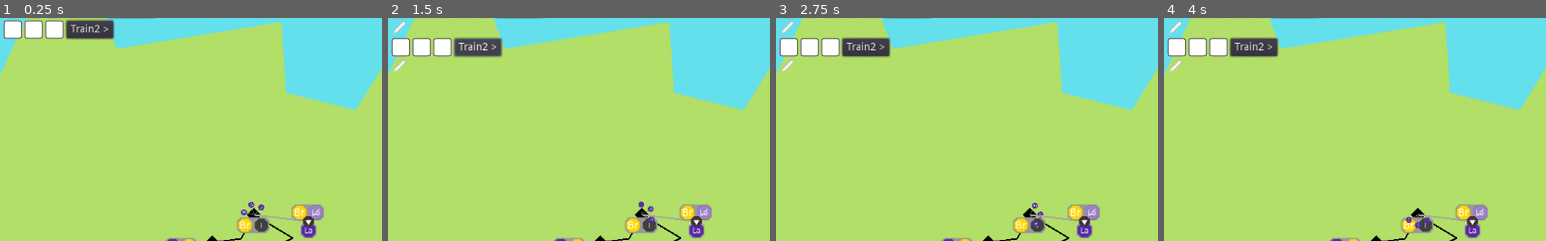
Above: before the commit, frames 1-4 (left to right).
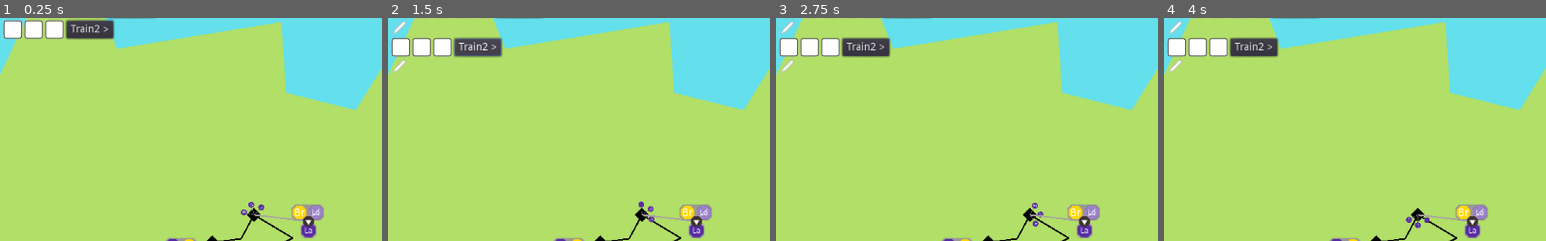
Above: after the commit, the same moments.

Repository: LeBoku/supply-chained
Game: Godot game, scene res://Game.tscn
The game is run twice, just before and just after one commit, with the same random seed, the same clock (stepped at 60 frames per second) and the same inputs.
Inputs (mouse positions are % of the whole screen's width and height, from its top left):
- Up to frame 1 (0.25 s): no input
- Up to frame 2 (1.5 s): click "Train1 >" at 0.5 s; click "Train2 >" at 1.25 s
- Up to frame 3 (2.75 s): click (85, 4) at 2 s
- Up to frame 4 (4 s): click (89, 4) at 2.75 s; click (94, 4) at 3.5 s
The pictures show only the part of the screen within x 0-50%, y 5-55%; the shares and areas given below are measured in that part.

The runs differ from the first frame. In frame 1, 0.6% of the frame differs, in the area x 62-71%, y 89-97%; in frame 2, 0.6%; in frame 3, 0.6%; in frame 4, 0.5%.

Commit message:
added cargoStorage superclass for station and carrier

Diff:
--- a/supply-chained/Game.tscn
+++ b/supply-chained/Game.tscn
@@ -80,7 +80,6 @@
 
 [node name="Town" parent="Map" instance=ExtResource( 2 )]
 position = Vector2( 121.96, 197.748 )
-wants = PoolStringArray( "bread", "iron" )
 initial_storage = PoolStringArray( "labor", "labor", "labor", "", "", "" )
 
 [node name="Labor" parent="Map/Town" instance=ExtResource( 8 )]
@@ -134,14 +133,14 @@
 antialiased = true
 polygon = PoolVector2Array( -6, -3, 5, -3, 7, 0, 5, 3, -6, 3 )
 script = ExtResource( 5 )
-cargo = [ null, null, null, null, null ]
+cargo = PoolStringArray( "", "", "", "", "" )
 
 [node name="Train2" type="Polygon2D" parent="."]
 z_index = 10
 antialiased = true
 polygon = PoolVector2Array( -6, -3, 5, -3, 7, 0, 5, 3, -6, 3 )
 script = ExtResource( 5 )
-cargo = [ null, null, null ]
+cargo = PoolStringArray( "", "", "" )
 
 [node name="Camera" type="Camera2D" parent="."]
 position = Vector2( 207.721, 200.594 )
--- /dev/null
+++ b/supply-chained/cargo/CargoStorage.gd
@@ -0,0 +1,31 @@
+extends Node2D
+
+class_name CargoStorage
+
+signal changed
+
+export var cargo: PoolStringArray
+
+func initialize(initial_storage: PoolStringArray):
+	cargo = initial_storage
+	return self
+
+func add(to_add: String):
+	cargo[get_empty_space()] = to_add
+	storage_updated()
+
+func remove(to_remove: String):
+	cargo[Array(cargo).find(to_remove)] = ""
+	storage_updated()
+
+func has_empty_space():
+	return get_empty_space() != -1
+
+func has(cargo: String):
+	return Array(self.cargo).has(cargo)
+
+func get_empty_space():
+	return Array(cargo).find("")
+
+func storage_updated():
+	emit_signal("changed")
--- a/supply-chained/carriers/Cargo.gd
+++ b/supply-chained/carriers/Cargo.gd
@@ -17,15 +17,15 @@
 
 	remove_child($CargoSpace)
 
-	carrier.connect("cargo_changed", self, "display")
+	carrier.connect("changed", self, "display")
 	display()
 
 func display():
 	for index in range(len(carrier.cargo)):
-		var el = .get_child(index)
+		var el = get_child(index)
 		var texture = null
 
-		if carrier.cargo[index] != null:
+		if carrier.cargo[index] != "":
 			texture = cargo_helper.get_icon(carrier.cargo[index])
 
 		el.get_node("Payload").texture = texture
--- a/supply-chained/carriers/Carrier.gd
+++ b/supply-chained/carriers/Carrier.gd
@@ -1,12 +1,9 @@
-extends Node2D
+extends CargoStorage
 
 class_name Carrier
 
-signal cargo_changed
 signal route_changed
 signal temporary_route_changed
-
-export var cargo: Array = []
 
 const Util = preload("res://util/Util.gd")
 
@@ -15,34 +12,16 @@
 var exchange_time = 1
 
 func _ready():
-	emit_signal("cargo_changed")
+	emit_signal("changed")
 	add_to_group("carrier")
 
-func get_empty_cargo_spot():
-	return cargo.find(null)
+func add(content):
+	.add(content)
+	yield(get_tree().create_timer(exchange_time), "timeout")
 
-func get_remaining_capacity():
-	return len(cargo) - get_empty_cargo_spot()
-
-func add_cargo(content):
-	yield(get_tree().create_timer(0), "timeout")
-	var index = get_empty_cargo_spot()
-
-	if index != -1:
-		cargo[index] = content
-		yield(get_tree().create_timer(exchange_time), "timeout")
-		update_cargo()
-
-func has(content):
-	return cargo.has(content)
-
-func remove_cargo(content):
-	cargo[cargo.find(content)] = null
+func remove(content):
+	.remove(content)
 	yield(get_tree().create_timer(exchange_time), "timeout")
-	update_cargo()
-
-func update_cargo():
-	emit_signal("cargo_changed")
 
 func update_route(route, clear_temp_route = true):
 	current_route = route
--- a/supply-chained/project.godot
+++ b/supply-chained/project.godot
@@ -20,6 +20,11 @@
 "path": "res://cargo/cargo-list/CargoList.gd"
 }, {
 "base": "Node2D",
+"class": "CargoStorage",
+"language": "GDScript",
+"path": "res://cargo/CargoStorage.gd"
+}, {
+"base": "CargoStorage",
 "class": "Carrier",
 "language": "GDScript",
 "path": "res://carriers/Carrier.gd"
@@ -44,7 +49,7 @@
 "language": "GDScript",
 "path": "res://station/Station.gd"
 }, {
-"base": "Node2D",
+"base": "CargoStorage",
 "class": "StationStorage",
 "language": "GDScript",
 "path": "res://station/Storage.gd"
@@ -52,6 +57,7 @@
 _global_script_class_icons={
 "CargoExchange": "",
 "CargoList": "",
+"CargoStorage": "",
 "Carrier": "",
 "Production": "",
 "Route": "",
--- a/supply-chained/router/Route.gd
+++ b/supply-chained/router/Route.gd
@@ -71,13 +71,13 @@
 		yield(handle_pickup(step.station, exchange), "completed")
 
 func handle_pickup(station: Station, exchange: CargoExchange):
-	if exchange.pickup and station.storage.has(exchange.cargo) and carrier.get_empty_cargo_spot() != -1:
+	if exchange.pickup and station.storage.has(exchange.cargo) and carrier.has_empty_space():
 		station.storage.remove(exchange.cargo)
-		yield(carrier.add_cargo(exchange.cargo), "completed")
+		yield(carrier.add(exchange.cargo), "completed")
 
 	elif not exchange.pickup and carrier.has(exchange.cargo) and station.storage.has_empty_space():
 		station.storage.add(exchange.cargo)
-		yield(carrier.remove_cargo(exchange.cargo), "completed")
+		yield(carrier.remove(exchange.cargo), "completed")
 
 	else:
 		yield(get_tree().create_timer(0), "timeout")
--- a/supply-chained/station/Station.gd
+++ b/supply-chained/station/Station.gd
@@ -2,7 +2,6 @@
 class_name Station
 
 const Util = preload("res://util/Util.gd")
-export var wants = PoolStringArray()
 export var initial_storage = PoolStringArray(["", "", "", ""])
 
 var out_connections = []
@@ -11,7 +10,6 @@
 onready var storage = $Storage as StationStorage
 
 func _ready():
-	$Wants.initialize_cargo(wants)
 	storage.initialize(initial_storage)
 
 	for production in Util.get_children_with_group(self, "Production"):
--- a/supply-chained/station/Station.tscn
+++ b/supply-chained/station/Station.tscn
@@ -1,8 +1,7 @@
-[gd_scene load_steps=6 format=2]
+[gd_scene load_steps=5 format=2]
 
 [ext_resource path="res://station/Station.gd" type="Script" id=1]
 [ext_resource path="res://img/resource.png" type="Texture" id=2]
-[ext_resource path="res://cargo/cargo-list/CargoList.tscn" type="PackedScene" id=3]
 [ext_resource path="res://station/Storage.gd" type="Script" id=4]
 [ext_resource path="res://cargo/icons/placeholder.png" type="Texture" id=5]
 
@@ -17,9 +16,6 @@
 scale = Vector2( 0.2, 0.2 )
 texture = ExtResource( 2 )
 
-[node name="Wants" parent="." instance=ExtResource( 3 )]
-visible = false
-
 [node name="Storage" type="Node2D" parent="."]
 script = ExtResource( 4 )
 
@@ -33,5 +29,3 @@
 position = Vector2( 70, 0 )
 scale = Vector2( 0.8, 0.8 )
 texture = ExtResource( 5 )
-
-[connection signal="selected" from="Wants" to="." method="_on_want_selected"]
--- a/supply-chained/station/Storage.gd
+++ b/supply-chained/station/Storage.gd
@@ -1,13 +1,9 @@
-extends Node2D
+extends CargoStorage
 
 class_name StationStorage
 
-signal changed
-
-var cargo: PoolStringArray
-
 func initialize(initial_storage: PoolStringArray):
-	cargo = initial_storage
+	.initialize(initial_storage)
 	init_empty_spaces(len(initial_storage))
 	display_cargo()
 
@@ -16,25 +12,8 @@
 		child.rotate(delta)
 		child.get_node("Sprite").rotate(-delta)
 
-func has(cargo: String):
-	return Array(self.cargo).has(cargo)
-
-func get_empty_space():
-	return Array(cargo).find("")
-
-func remove(to_remove: String):
-	cargo[Array(cargo).find(to_remove)] = ""
-	storage_updated()
-
-func add(to_add: String):
-	cargo[get_empty_space()] = to_add
-	storage_updated()
-
-func has_empty_space():
-	return get_empty_space() != -1
-
 func storage_updated():
-	emit_signal("changed")
+	.storage_updated()
 	display_cargo()
 
 func display_cargo():
